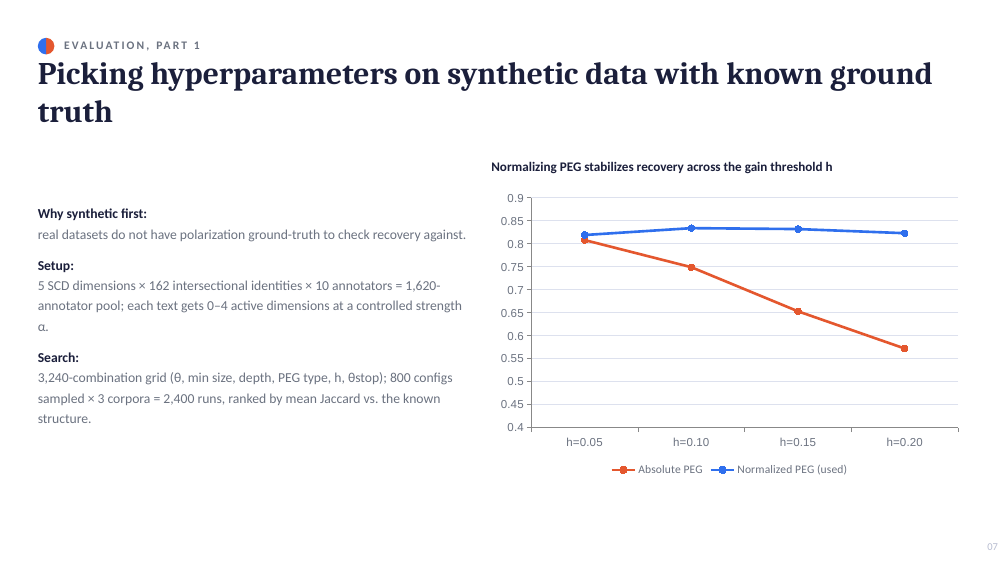
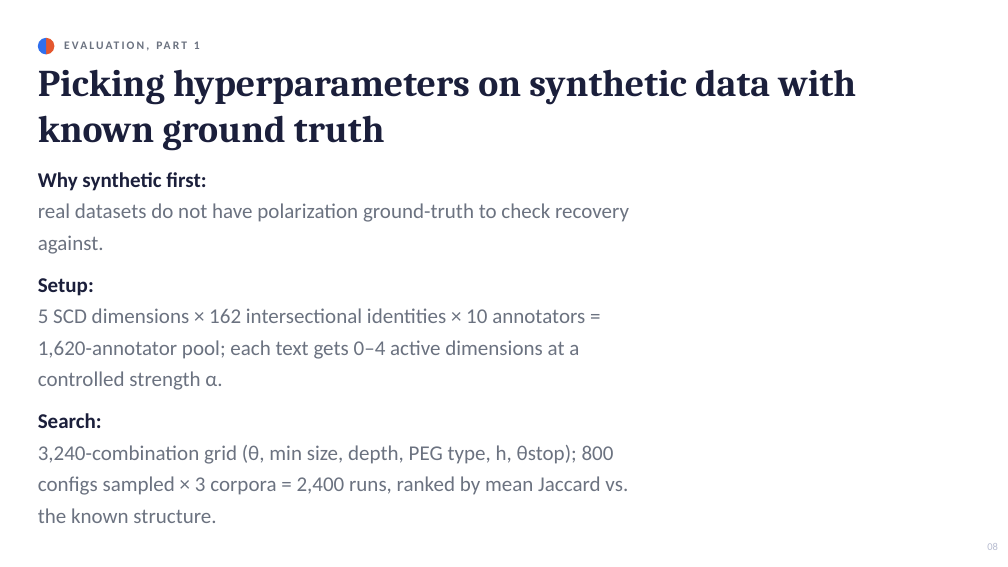
Before and after one commit to Swkratis210204/polartox, a slide deck: slide 8 of polarized_trees/Polarized_Trees_Presentation.pptx. Drawn at 1008x567 pixels with LibreOffice and Linux fonts; fonts in the diff are those of the drawing. Boxes give left, top, right and bottom in pixels: in the first picture for what was removed or moved away, otherwise in the second. Text is boxed around its words. In the diff, an @@ line names an element or a change of style, - is before the commit and + after.

```diff
--- a/polarized_trees/Polarized_Trees_Presentation.pptx
+++ b/polarized_trees/Polarized_Trees_Presentation.pptx
@@ text "Picking hyperparameters on synthetic data ...": place and size @@
-text "Picking hyperparameters on synthetic data ..." at [38, 62, 933, 123]
+text "Picking hyperparameters on synthetic data ..." at [38, 69, 856, 151]
@@ text "Picking hyperparameters on synthetic data ..." at [38, 69, 856, 151]: size 30 to 36 pt @@
@@ text "Why synthetic first:" at [38, 172, 629, 523]: size 13 to 20 pt @@
@@ text removed at [491, 161, 833, 174] @@
-Normalizing PEG stabilizes recovery across the gain threshold h
@@ line chart removed at [492, 185, 968, 480] @@
-categories: h=0.05, h=0.10, h=0.15, h=0.20
-Absolute PEG: 0.81, 0.75, 0.65, 0.57
-Normalized PEG (used): 0.82, 0.83, 0.83, 0.82
@@ text at [987, 543, 998, 550]: text changed @@
-07
+08
```
Also in this commit, not shown: 9 other slides changed, 3 slides added, 2 slides removed, 1 other file.
